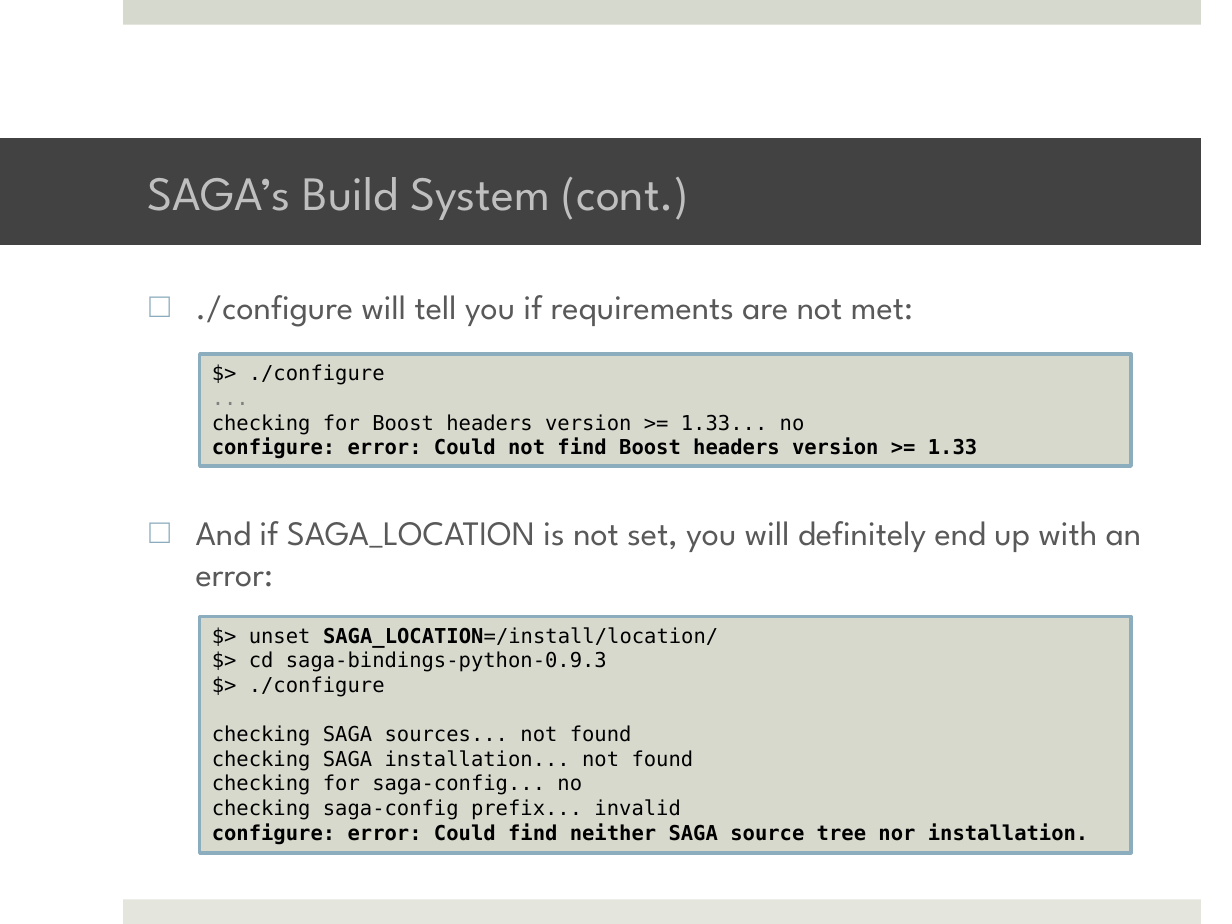
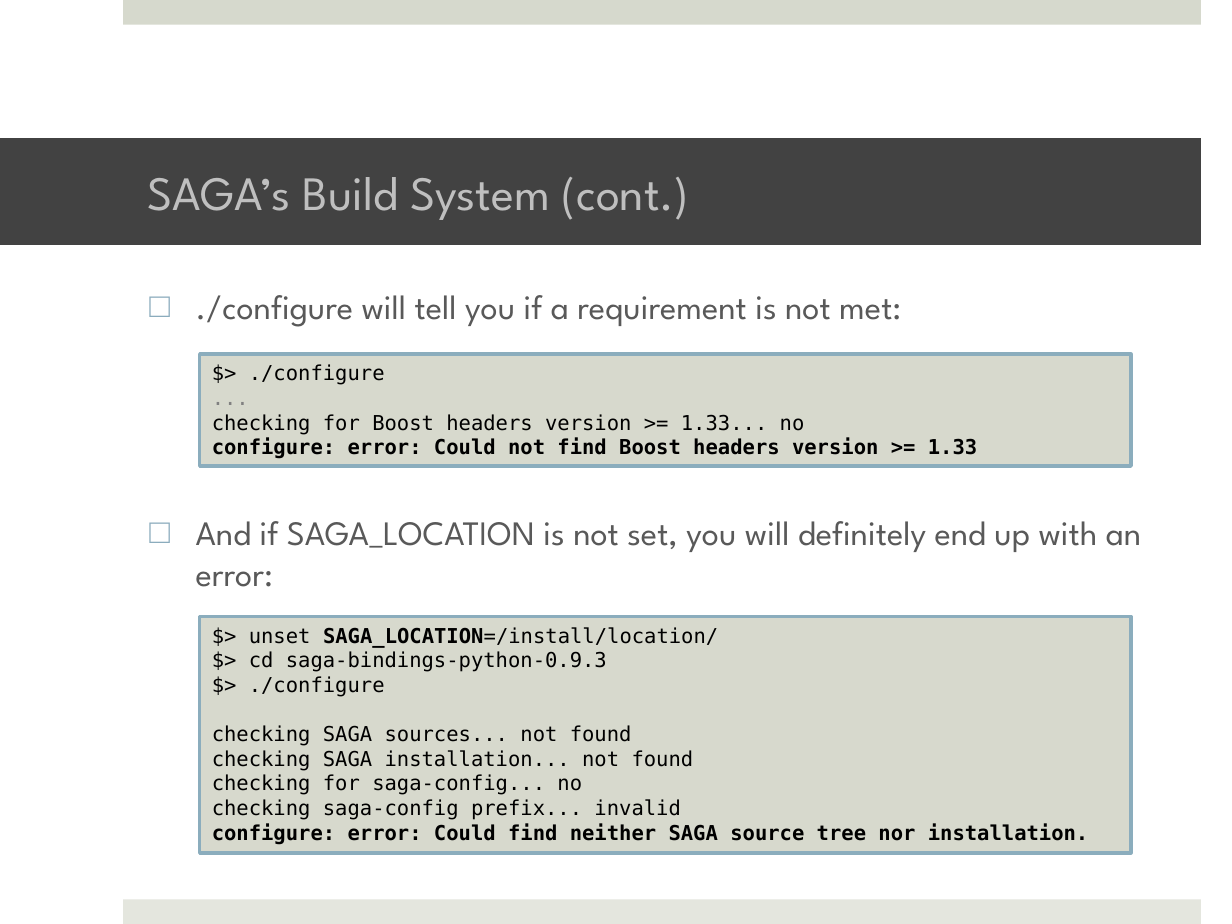
Before and after one commit to saga-project/saga-cpp-legacy-projects, a slide deck: slide 7 of tutorial/general_tutorial/Installation.pptx. Drawn at 1232x924 pixels with LibreOffice and Linux fonts; fonts in the diff are those of the drawing; background and template pictures are left out. Boxes give left, top, right and bottom in pixels: in the first picture for what was removed or moved away, otherwise in the second. Text is boxed around its words. In the diff, an @@ line names an element or a change of style, - is before the commit and + after.

```diff
--- a/tutorial/general_tutorial/Installation.pptx
+++ b/tutorial/general_tutorial/Installation.pptx
@@ text at (x1=196, y1=295, x2=901, y2=327): text changed @@
-□ ./configure will tell you if requirements are not met:
+□ ./configure will tell you if a requirement is not met:
```
Also in this commit, not shown: 6 other slides changed.
